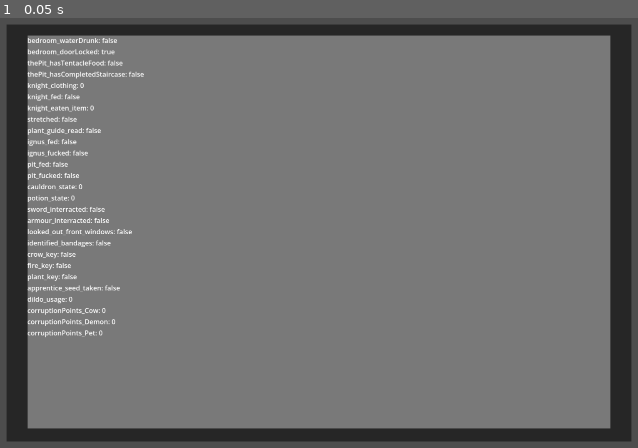
Above: before the commit, frame 1.
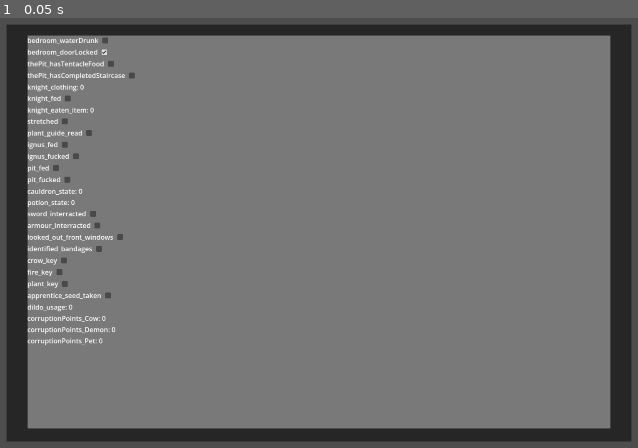
Above: after the commit, the same moment.

Repository: Jigamaree/Witchs-Orders
Game: Godot game, scene res://Scenes/DebugMenu.tscn
The game is run twice, just before and just after one commit, with the same random seed, the same clock (stepped at 60 frames per second) and the same inputs. This scene is started directly instead of the project's main scene.
Inputs:
- Up to frame 1 (0.05 s): no input

The runs differ from the first frame. In frame 1, 3.0% of the frame differs, in the area x 4-23%, y 4-77%.

Commit message:
Checkboxes in debug now successfully change values in game!

Diff:
--- a/Scenes/Room_Bedroom.tscn
+++ b/Scenes/Room_Bedroom.tscn
@@ -188,6 +188,7 @@
 currentRoom = 2
 roomDestination = 3
 spawnDirection = 3
+isLocked = true
 
 [node name="Door_Collision" parent="Doors/Living_Door_Area2" index="0" unique_id=2029805447]
 position = Vector2(112.5, 151)
--- a/Scenes/_DebugMenu.gd
+++ b/Scenes/_DebugMenu.gd
@@ -7,16 +7,31 @@
 func _ready() -> void:
 	if SaveManager.save_data.currentGameData.current_save_data_dictionary:
 		for key in SaveManager.save_data.currentGameData.current_save_data_dictionary:
-			print(key)
-			print(SaveManager.save_data.currentGameData.current_save_data_dictionary[key])
+			var dict = SaveManager.save_data.currentGameData.current_save_data_dictionary
+			var value = dict[key]
+			var label: Label = Label.new()
+			var checkBox: CheckBox
 
-			var value = str(key) + ": " + str(SaveManager.save_data.currentGameData.current_save_data_dictionary[key])
+			if typeof(value) == TYPE_BOOL:
+				var hbox := HBoxContainer.new()
+				label.text = str(key)
+				hbox.add_child(label)
 
-			var label := Label.new()
-			label.text = value
+				checkBox = CheckBox.new()
+				checkBox.button_pressed = value
+				checkBox.toggled.connect(func(pressed: bool) -> void: SaveManager.setSaveVariable(key, pressed))
+				hbox.add_child(checkBox)
 
-			vbox.add_child(label)
+				vbox.add_child(hbox)
 
+
+
+			else:
+				#print(key)
+				#print(SaveManager.save_data.currentGameData.current_save_data_dictionary[key])
+				var _v = str(key) + ": " + str(SaveManager.save_data.currentGameData.current_save_data_dictionary[key])
+				label.text = _v
+				vbox.add_child(label)
 
 func _input(event: InputEvent) -> void:
 	if Input.is_action_just_pressed("ui_debug"):
--- a/Scripts/DialogueSystem/scripts_sleepyroom.gd
+++ b/Scripts/DialogueSystem/scripts_sleepyroom.gd
@@ -37,9 +37,9 @@
 		1: { "speaker": "", "dialogue": "Toychest dialogue goes here.", "end": true},
 		},
 
-	"ChestOfDrawers": {
-		1: { "speaker": "", "dialogue": "Chest of drawers dialogue goes here.", "end": true},
-		},
+	#"ChestOfDrawers": {
+		#1: { "speaker": "", "dialogue": "Chest of drawers dialogue goes here.", "end": true},
+		#},
 
 	"WindowFire": {
 		1: { "speaker": "MC", "dialogue": "This window is made of stained glass, and has a fire pattern on it.", "goto": 2 },
@@ -77,7 +77,7 @@
 		5: { "speaker": "", "dialogue": "The door will be unlocked.", "end": true },
 		},
 
-		"testOfDrawers":{
+		"ChestOfDrawers":{
 		0: {"checkSaveVariable": { "keyToCheck": "bedroom_doorLocked", "wantedValue": "false", "goto_false": 1, "goto_true": 2 }},
 		1: { "speaker": "none", "dialogue": "You find some clothes! Wow!", "backgroundImage": true, "setSaveVariable": ["bedroom_doorLocked", false], "end": true },
 		2: { "speaker": "", "dialogue": "You've already gotten dressed, dude.", "end": true }
--- a/_SaveData/_SaveManager.gd
+++ b/_SaveData/_SaveManager.gd
@@ -31,11 +31,11 @@
 		print("hi!")
 
 func setSaveVariable(variableName: String, variableValue):
-	if variableName in save_data.currentGameData:			save_data.currentGameData[variableName] = variableValue
+	if variableName in save_data.currentGameData.current_save_data_dictionary:			save_data.currentGameData.current_save_data_dictionary[variableName] = variableValue
 	elif variableName in save_data.persitstent_EndingRecords_data: 	save_data.persitstent_EndingRecords_data[variableName] = variableValue
 	else: Error.ERR_DOES_NOT_EXIST
 
 func getSaveVariable(variableName: String):
-	if variableName in save_data.currentGameData:			return save_data.currentGameData[variableName]
+	if variableName in save_data.currentGameData.current_save_data_dictionary:			return save_data.currentGameData.current_save_data_dictionary[variableName]
 	elif variableName in save_data.persitstent_EndingRecords_data:	return save_data.persitstent_EndingRecords_data[variableName]
 	else: Error.ERR_DOES_NOT_EXIST
